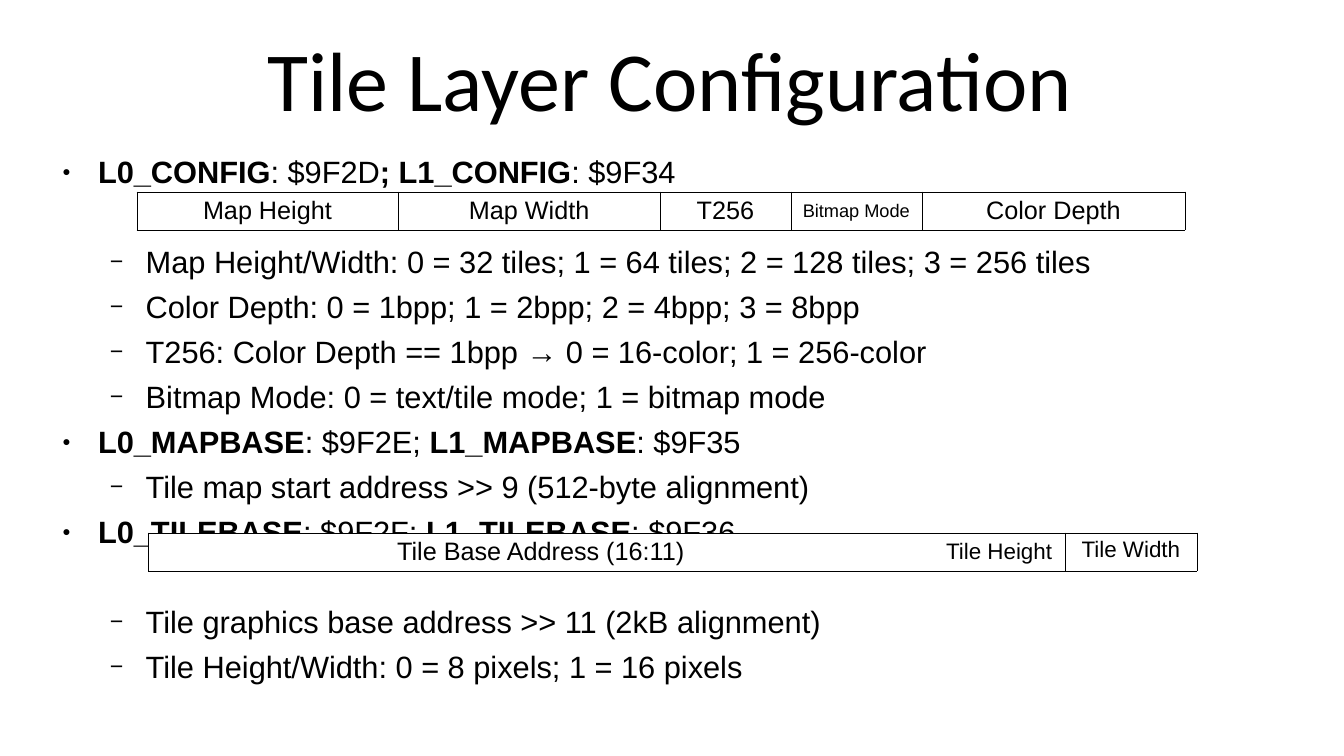
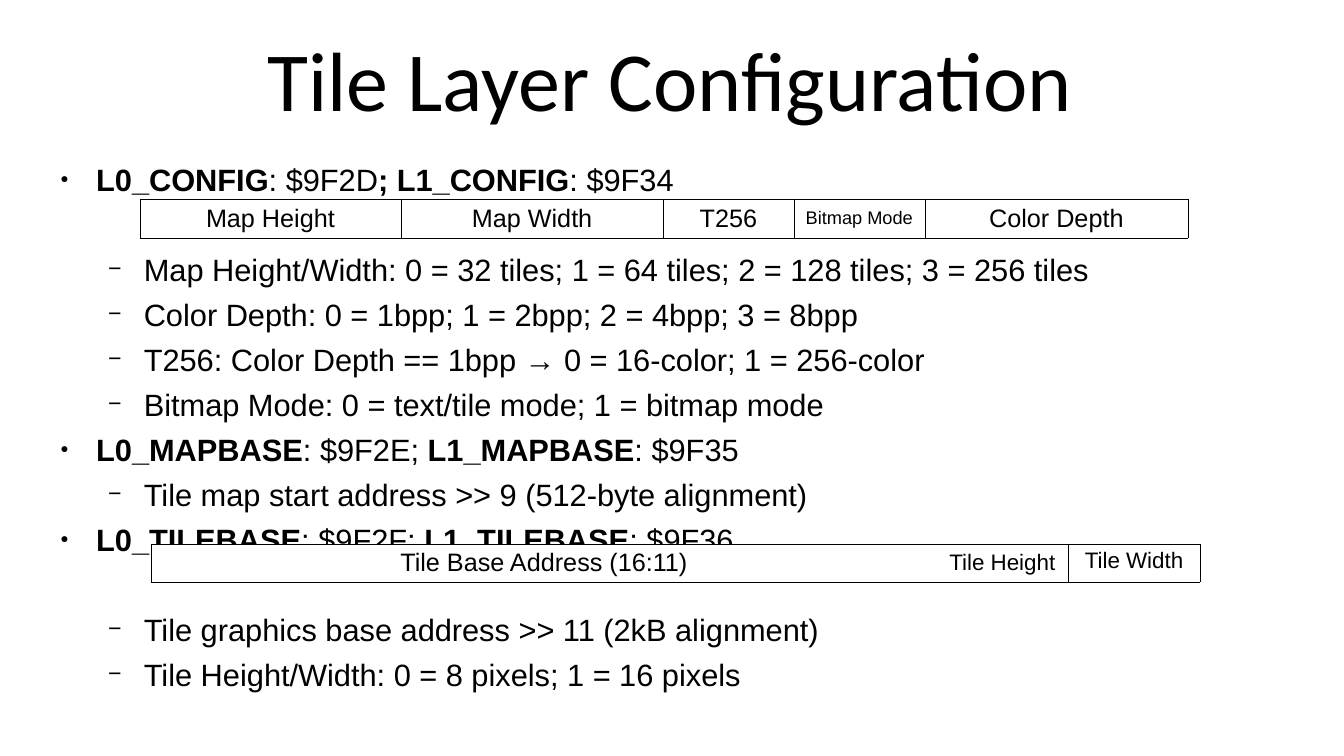
Before and after one commit to SlithyMatt/x16-assembly-tutorial, a slide deck: slide 3 of Lesson12/Lesson12.odp. Drawn at 1344x756 pixels with LibreOffice and Linux fonts; fonts in the diff are those of the drawing. Boxes give left, top, right and bottom in pixels: in the first picture for what was removed or moved away, otherwise in the second. Text is boxed around its words. In the diff, an @@ line names an element or a change of style, - is before the commit and + after.

```diff
--- a/Lesson12/Lesson12.odp
+++ b/Lesson12/Lesson12.odp
@@ text "L0_CONFIG: $9F2D; L1_CONFIG: $9F34": place and size @@
-text "L0_CONFIG: $9F2D; L1_CONFIG: $9F34" at bbox=[98, 160, 1091, 684]
+text "L0_CONFIG: $9F2D; L1_CONFIG: $9F34" at bbox=[96, 168, 1089, 691]
@@ table: place and size @@
-table at bbox=[137, 192, 1187, 230]
+table at bbox=[139, 200, 1189, 238]
@@ table: place and size @@
-table at bbox=[148, 532, 1198, 688]
+table at bbox=[151, 543, 1201, 695]
```
Also in this commit, not shown: 1 other slide changed, 1 slide added.
